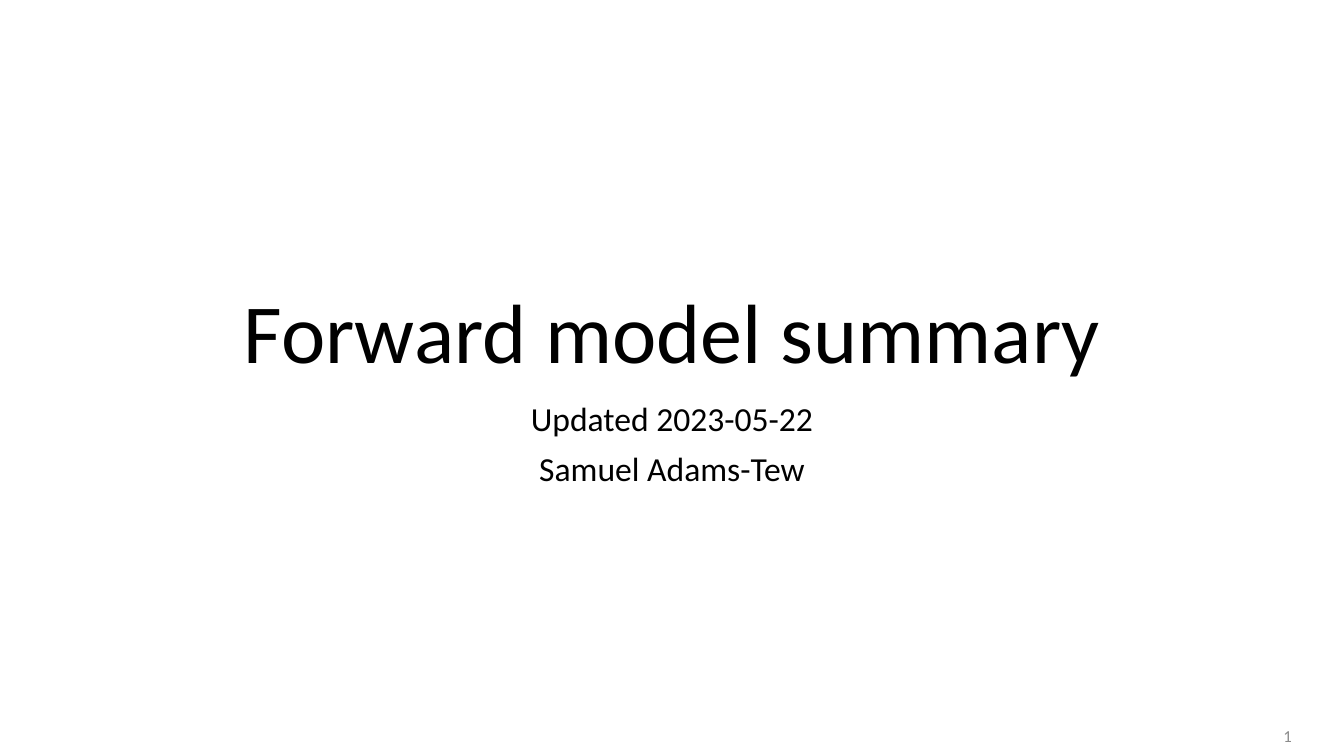
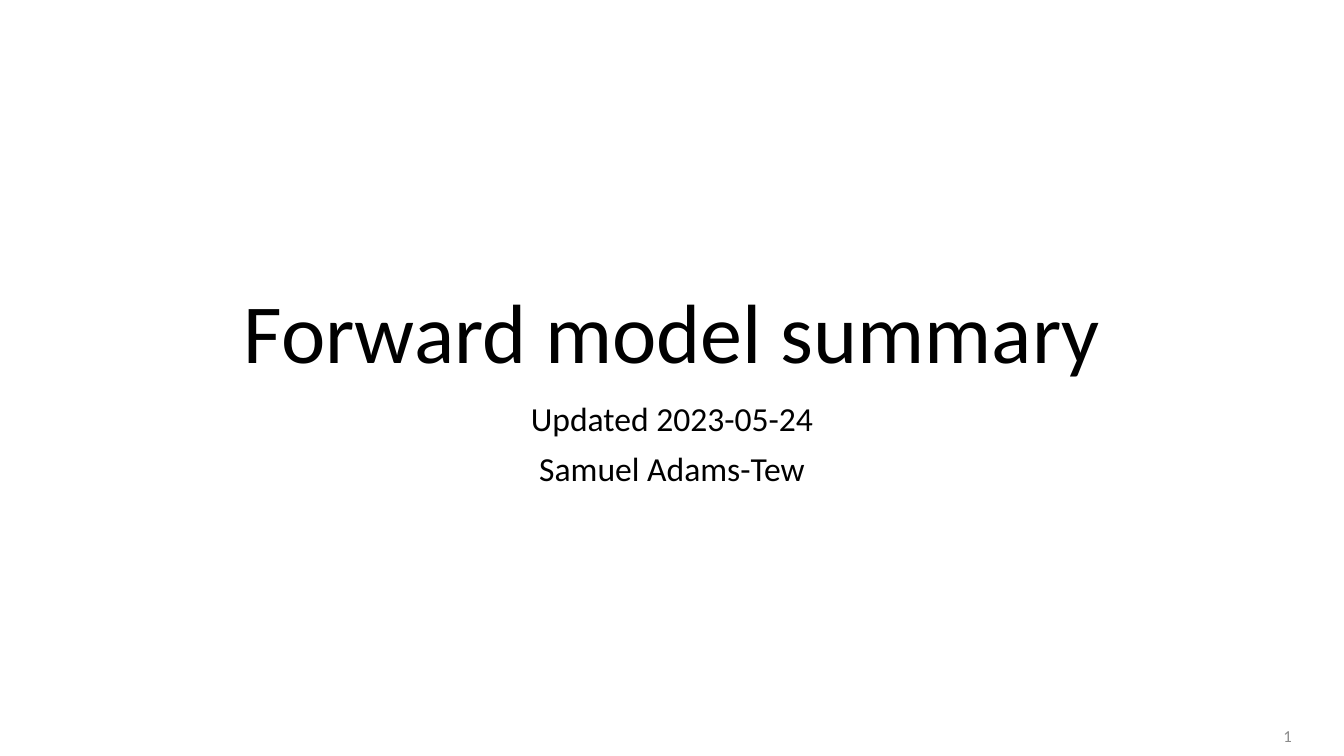
Before and after one commit to fuslab-uofu/mri-signal-model, a slide deck: slide 1 of Presentations/2023-05-22_ForwardModel_Summary.pptx. Drawn at 1344x756 pixels with LibreOffice and Linux fonts; fonts in the diff are those of the drawing. Boxes give left, top, right and bottom in pixels: in the first picture for what was removed or moved away, otherwise in the second. Text is boxed around its words. In the diff, an @@ line names an element or a change of style, - is before the commit and + after.

```diff
--- a/Presentations/2023-05-22_ForwardModel_Summary.pptx
+++ b/Presentations/2023-05-22_ForwardModel_Summary.pptx
@@ subtitle at (531,407,813,437): text changed @@
-Updated 2023-05-22
+Updated 2023-05-24
```
Also in this commit, not shown: 1 other file.
